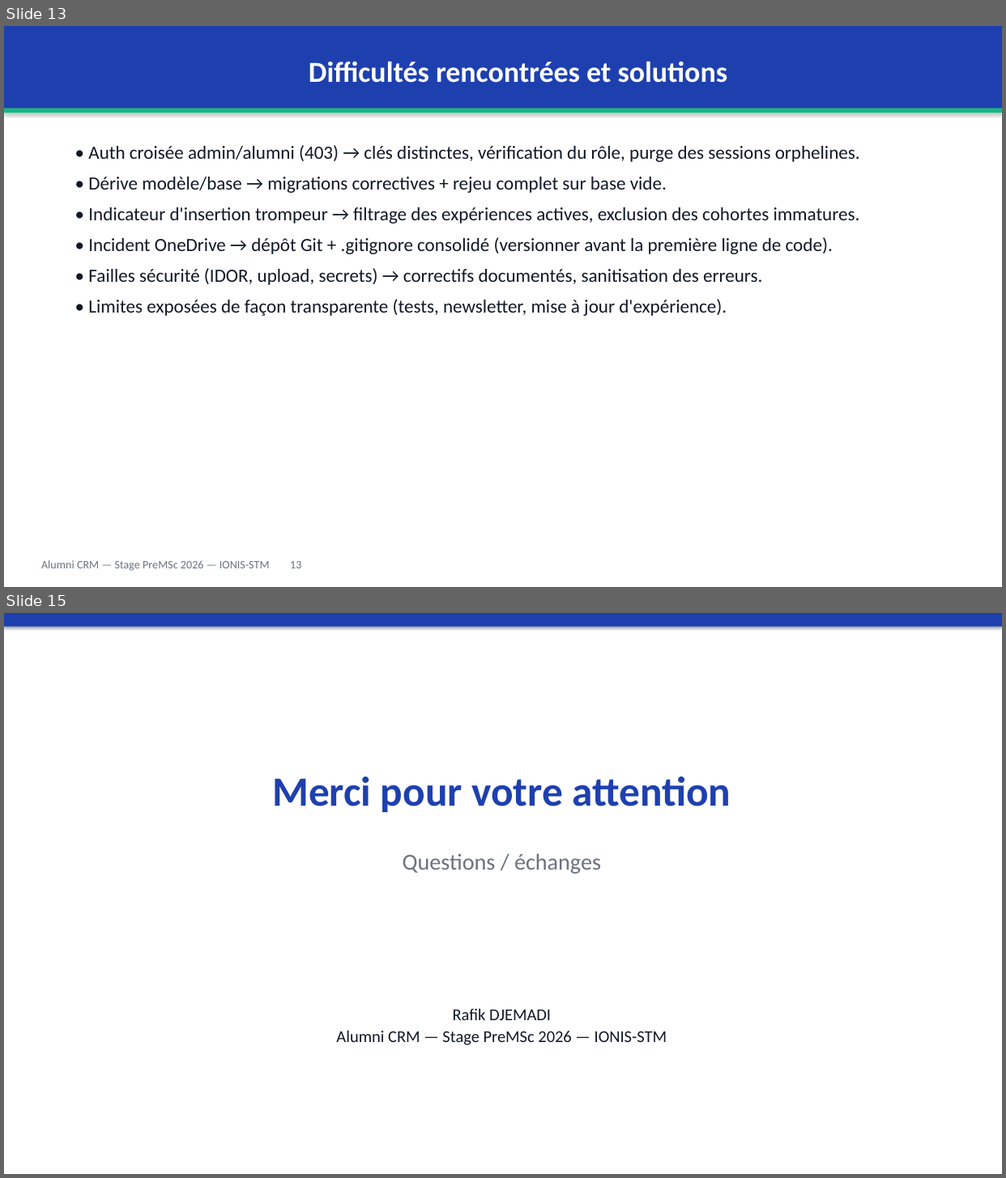
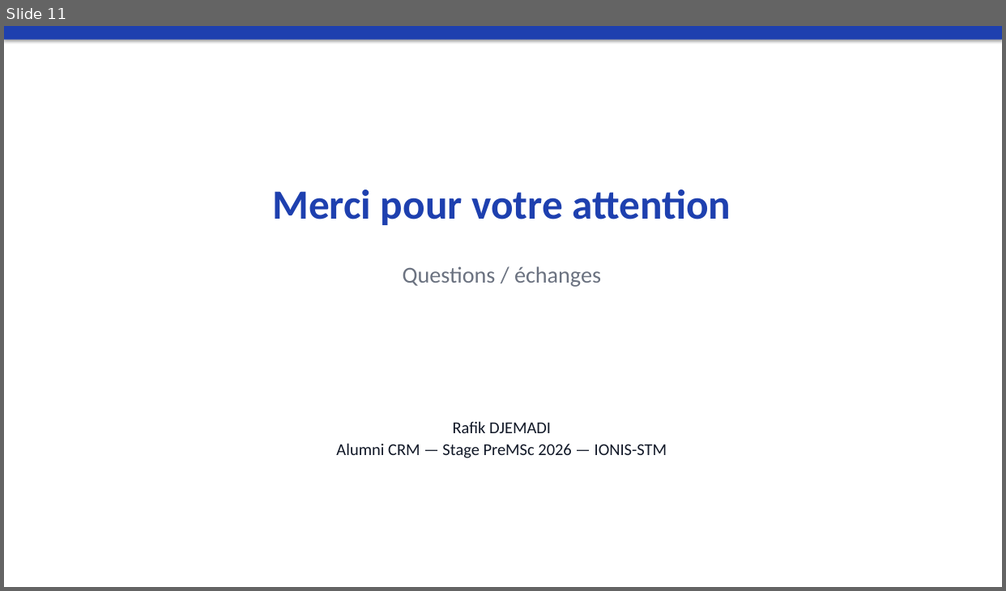
Before and after one commit to Rafikdjm/CRM_IONIS, a slide deck: Rapport/Soutenance - Alumni CRM - PreMSc 2026.pptx. Shown one above the other, each under a label of ours: slides 13 and 15 before the commit, slide 11 after it; the slides between them are not shown. The pictures are 1006x1178 and 1006x591 pixels, drawn with LibreOffice and Linux fonts; fonts in the diff are those of the drawing. Boxes give left, top, right and bottom in pixels: in the first picture for what was removed or moved away, otherwise in the second. Text is boxed around its words. In the diff, an @@ line names an element or a change of style, - is before the commit and + after.

Commit message:
refactor(soutenance): slim deck 15->11 slides, merge redundant slides and condense text

```diff
--- a/Rapport/Soutenance - Alumni CRM - PreMSc 2026.pptx
+++ b/Rapport/Soutenance - Alumni CRM - PreMSc 2026.pptx
@@ slide 13 removed at <box>4,26,1002,587</box>, background #FFFFFF @@
@@ rectangle removed at <box>4,26,1002,109</box> @@
-Difficultés rencontrées et solutions
@@ rectangle removed at <box>4,109,1002,113</box> @@
@@ text removed at <box>88,145,860,316</box> @@
-• Auth croisée admin/alumni (403) → clés distinctes, vérification du rôle, purge des sessions orphelines.
-• Dérive modèle/base → migrations correctives + rejeu complet sur base vide.
-• Indicateur d'insertion trompeur → filtrage des expériences actives, exclusion des cohortes immatures.
-• Incident OneDrive → dépôt Git + .gitignore consolidé (versionner avant la première ligne de code).
-• Failles sécurité (IDOR, upload, secrets) → correctifs documentés, sanitisation des erreurs.
-• Limites exposées de façon transparente (tests, newsletter, mise à jour d'expérience).
@@ text removed at <box>41,561,301,571</box> @@
-Alumni CRM — Stage PreMSc 2026 — IONIS-STM 13
@@ what was slide 15 is now slide 11 @@
```
Also in this commit, not shown: 9 slides changed, 3 other slides removed, 1 other file.
